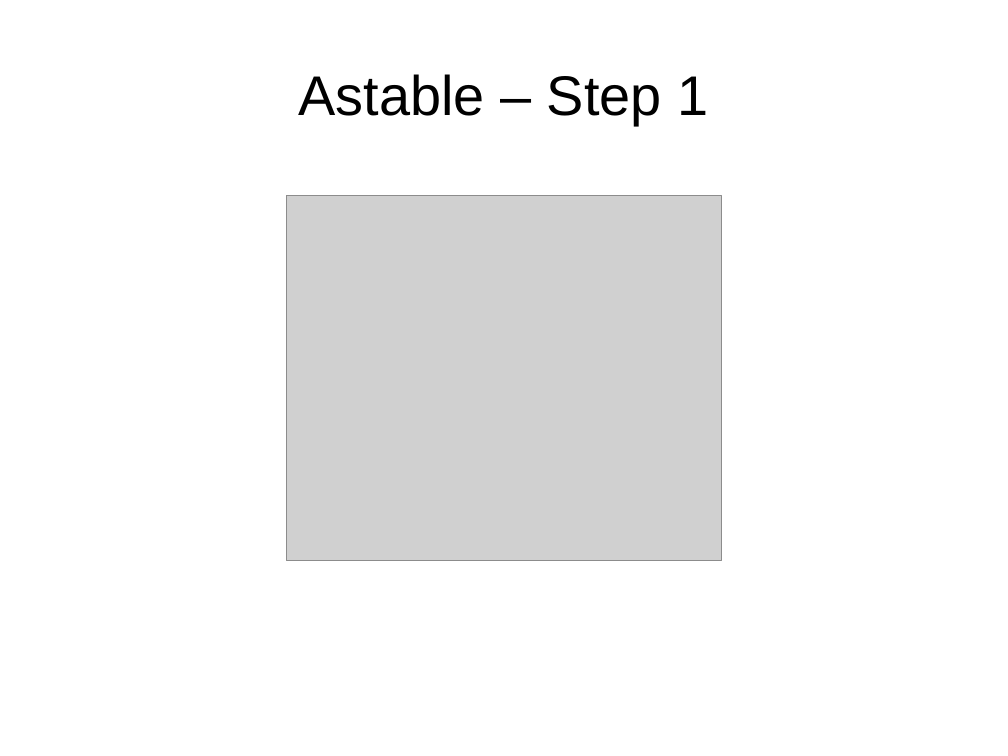
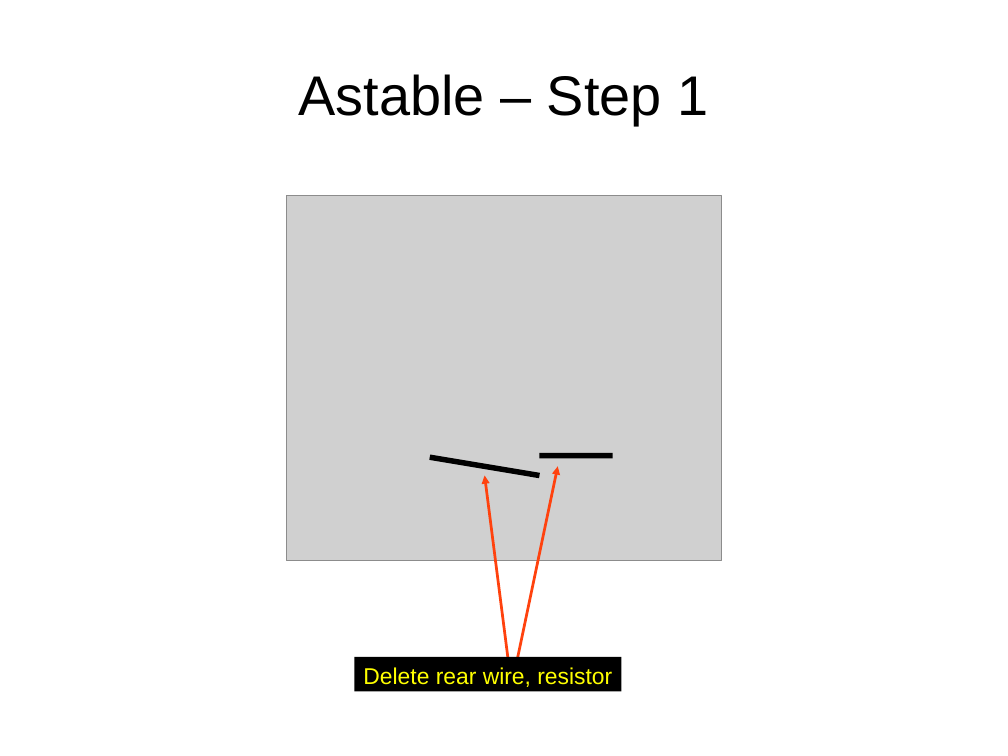
Before and after one commit to swarren/presentations, a slide deck: slide 44 of lcs-multivibrators/lcs-multivibrators.odp (slide 27 before the commit). Drawn at 1008x756 pixels with LibreOffice and Linux fonts; fonts in the diff are those of the drawing; grey boxes stand for pictures; background and template pictures are left out. Boxes give left, top, right and bottom in pixels: in the first picture for what was removed or moved away, otherwise in the second. Text is boxed around its words. In the diff, an @@ line names an element or a change of style, - is before the commit and + after.

```diff
--- a/lcs-multivibrators/lcs-multivibrators.odp
+++ b/lcs-multivibrators/lcs-multivibrators.odp
@@ line added from (540, 476) to (430, 457), #000000 4.31 pt @@
@@ arrow added from (511, 685) to (485, 476), #FF420E 2.15 pt @@
@@ arrow added from (512, 684) to (558, 466), #FF420E 2.15 pt @@
@@ line added from (613, 456) to (540, 456), #000000 4.31 pt @@
@@ rectangle added at (355,657,622,692), fill #000000, 18 pt, text #FFFF00 @@
+Delete rear wire, resistor
```
Also in this commit, not shown: 8 other slides changed, 28 slides added, 11 slides removed, 3 other files.
